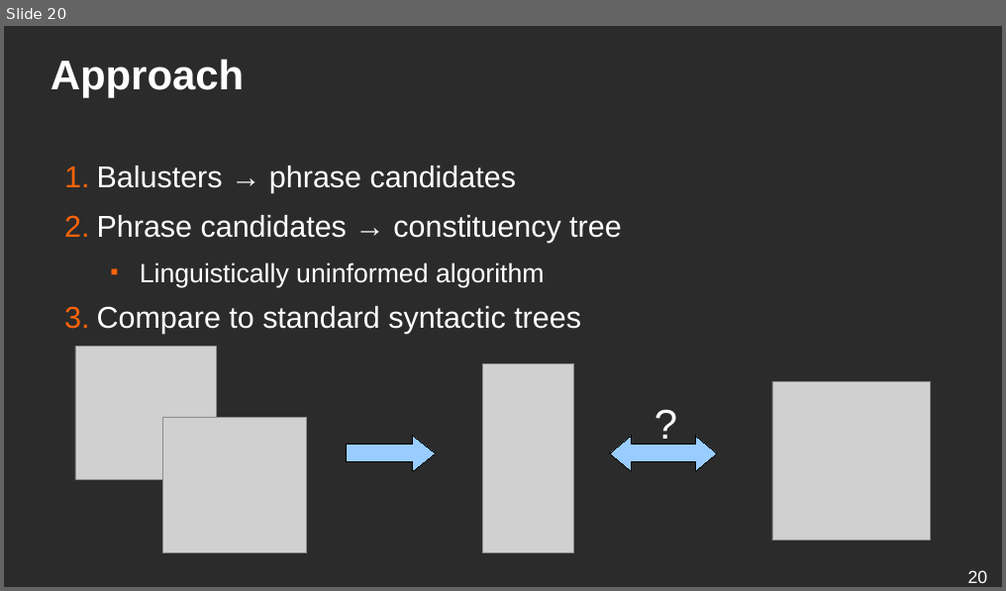
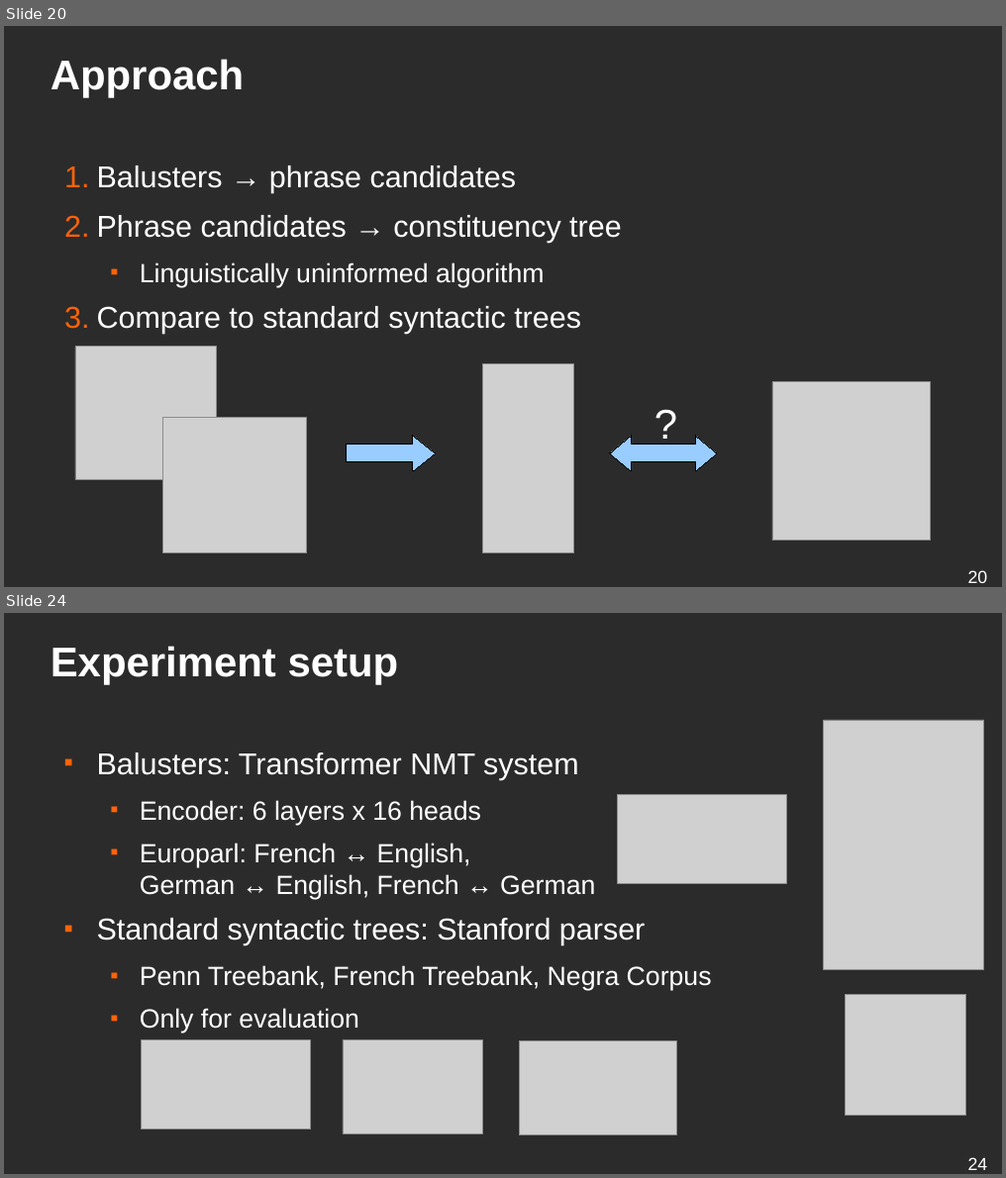
Before and after one commit to ufal/lsd, a slide deck: conferences/2019-blackbox-balustrades/presentation.odp. Shown one above the other, each under a label of ours: slide 20 before the commit, slides 20 and 24 after it; the slides between them are not shown. The pictures are 1006x591 and 1006x1178 pixels, drawn with LibreOffice and Linux fonts; fonts in the diff are those of the drawing; grey boxes stand for pictures; background and template pictures are left out; a plain dark background stands for a picture behind light text. Boxes give left, top, right and bottom in pixels: in the first picture for what was removed or moved away, otherwise in the second. Text is boxed around its words. In the diff, an @@ line names an element or a change of style, - is before the commit and + after.

```diff
--- a/conferences/2019-blackbox-balustrades/presentation.odp
+++ b/conferences/2019-blackbox-balustrades/presentation.odp
@@ slide 24 added at (4, 613, 1002, 1174), background picture (left out) @@
@@ title added at (51, 646, 399, 684), 33 pt, text #FFFFFF, bold @@
+Experiment setup
@@ picture added at (825, 720, 985, 969) @@
@@ text added at (97, 753, 712, 1034), 21 pt, text #FFFFFF @@
+■ Balusters: Transformer NMT system
+  ■ Encoder: 6 layers x 16 heads
+  ■ Europarl: French ↔ English,
+    German ↔ English, French ↔ German
+■ Standard syntactic trees: Stanford parser
+  ■ Penn Treebank, French Treebank, Negra Corpus
+  ■ Only for evaluation
@@ picture added at (617, 795, 787, 883) @@
@@ picture added at (846, 994, 966, 1116) @@
@@ picture added at (141, 1041, 310, 1130) @@
@@ picture added at (343, 1041, 483, 1134) @@
@@ picture added at (519, 1042, 677, 1136) @@
@@ page number added at (968, 1157, 988, 1170), 14 pt, text #FFFFFF @@
+24
```
Also in this commit, not shown: 3 slides changed, 13 other slides added, 11 slides removed, 1 other file.
